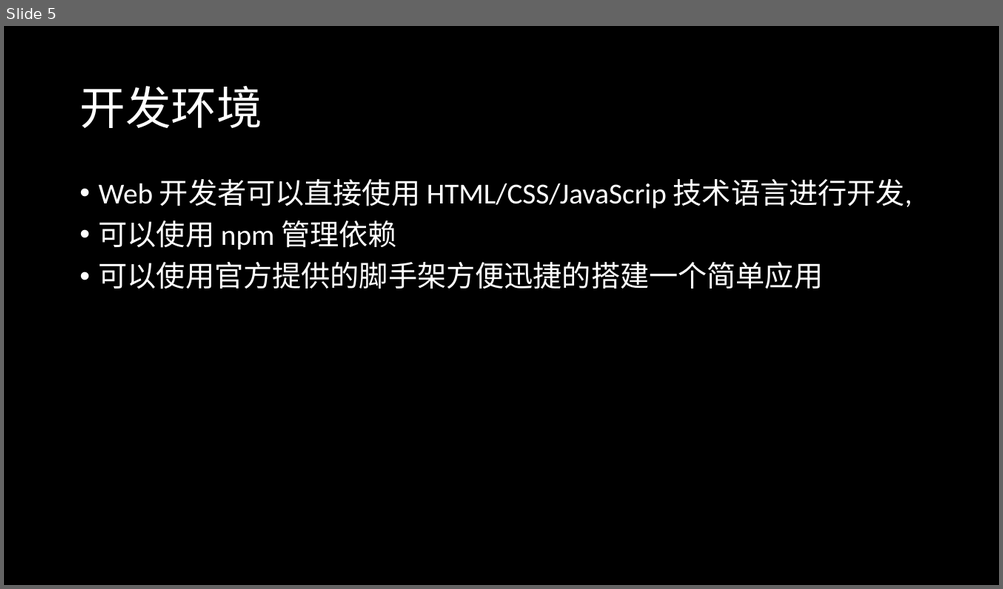
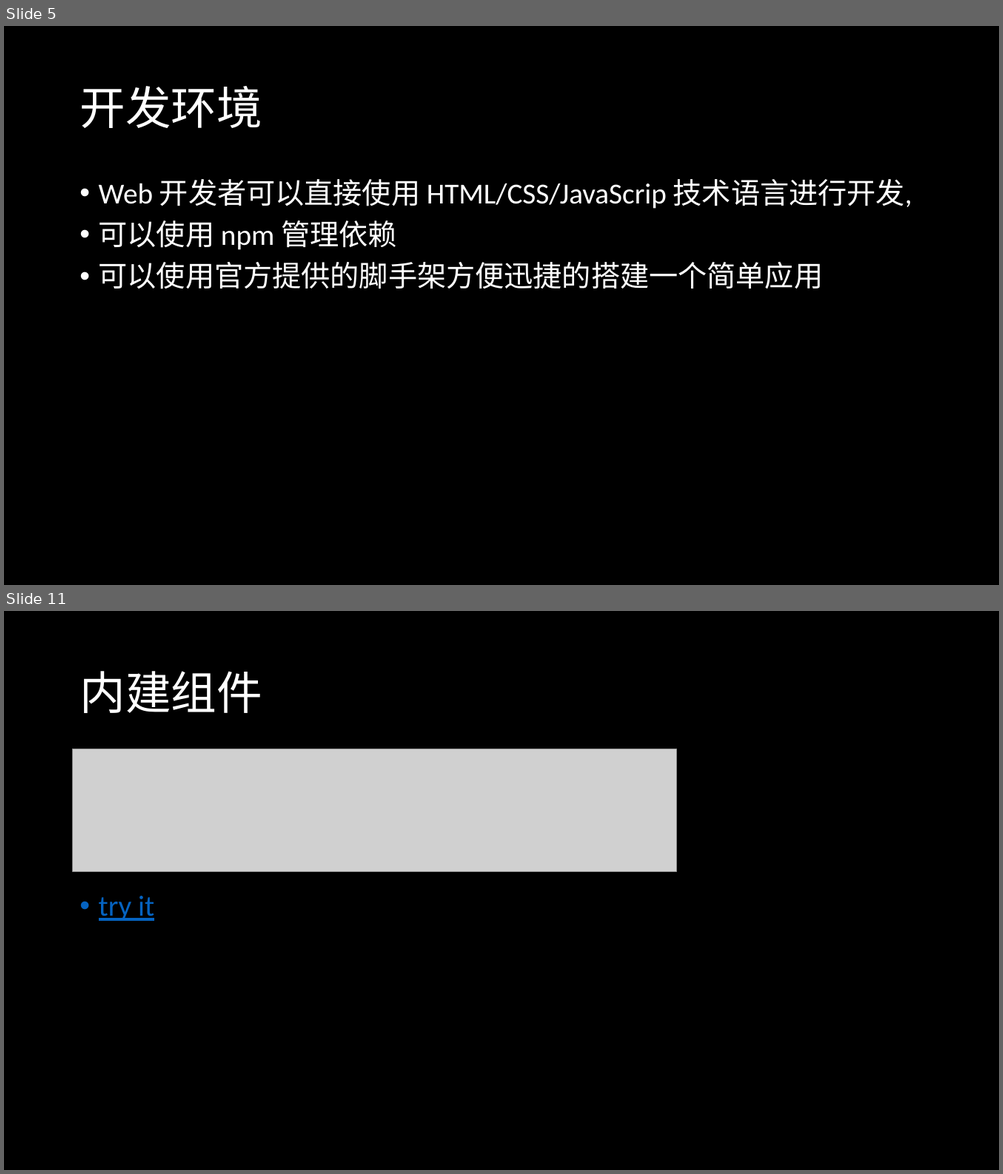
Before and after one commit to radiofly19841018/demo-weex, a slide deck: ppt/演示文稿1.pptx. Shown one above the other, each under a label of ours: slide 5 before the commit, slides 5 and 11 after it; the slides between them are not shown. The pictures are 1003x589 and 1003x1174 pixels, drawn with LibreOffice and Linux fonts; fonts in the diff are those of the drawing; grey boxes stand for pictures. Boxes give left, top, right and bottom in pixels: in the first picture for what was removed or moved away, otherwise in the second. Text is boxed around its words. In the diff, an @@ line names an element or a change of style, - is before the commit and + after.

```diff
--- a/ppt/演示文稿1.pptx
+++ b/ppt/演示文稿1.pptx
@@ slide 11 added at box(4, 611, 999, 1170), background #000000 @@
@@ title added at box(79, 671, 262, 713), 44 pt, text #FFFFFF @@
+内建组件
@@ picture added at box(73, 749, 676, 872) @@
@@ text added at box(99, 896, 154, 921), 28 pt, text #0563C1, underline @@
+• try it
```
Also in this commit, not shown: 1 slide changed, 5 other slides added, 2 slides removed.
